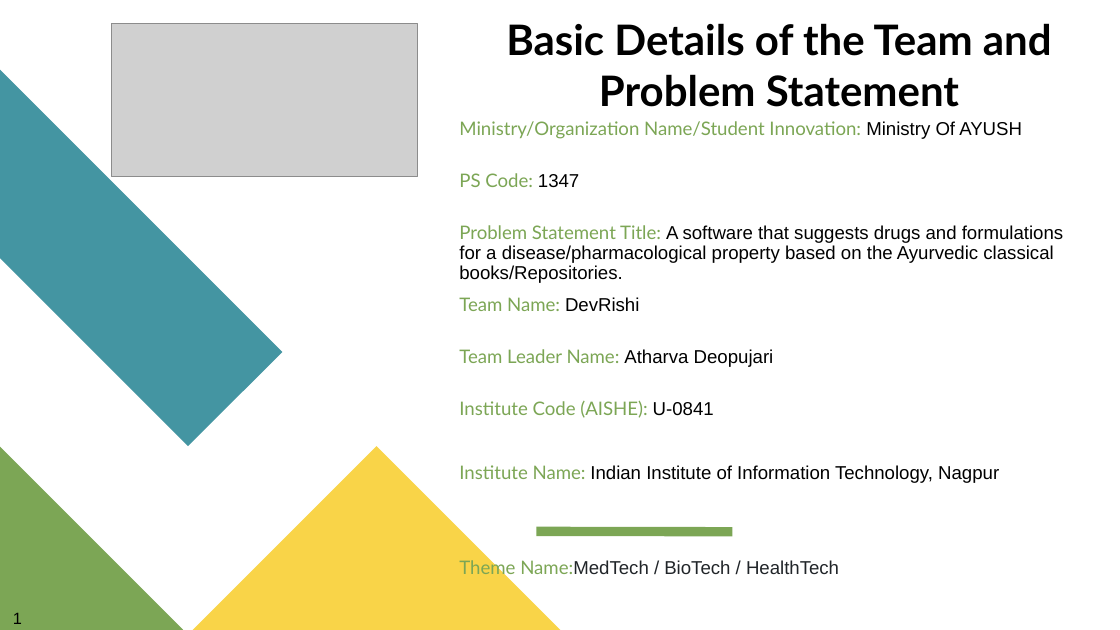
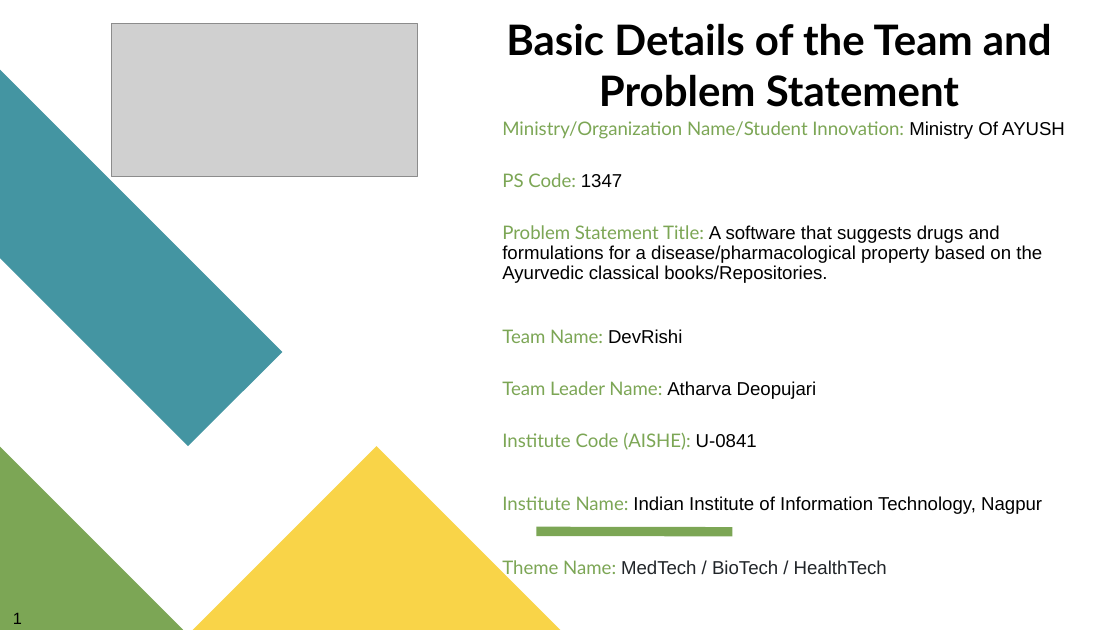
Before and after one commit to atharvadeopujari/DevRishi, a slide deck: slide 1 of DevRishi-SIH2023-College.pptx. Drawn at 1120x630 pixels with LibreOffice and Linux fonts; fonts in the diff are those of the drawing; grey boxes stand for pictures. Boxes give left, top, right and bottom in pixels: in the first picture for what was removed or moved away, otherwise in the second. Text is boxed around its words. In the diff, an @@ line names an element or a change of style, - is before the commit and + after.

```diff
--- a/DevRishi-SIH2023-College.pptx
+++ b/DevRishi-SIH2023-College.pptx
@@ text "Ministry/Organization Name/Student Innovation: Ministry Of ...": place and size @@
-text "Ministry/Organization Name/Student Innovation: Ministry Of ..." at [459,121,1063,578]
+text "Ministry/Organization Name/Student Innovation: Ministry Of ..." at [502,121,1065,578]
@@ text at [502,560,887,578]: spaces changed @@
-Theme Name:MedTech / BioTech / HealthTech
+Theme Name: MedTech / BioTech / HealthTech
```
Also in this commit, not shown: 3 other slides changed, 2 other files.
